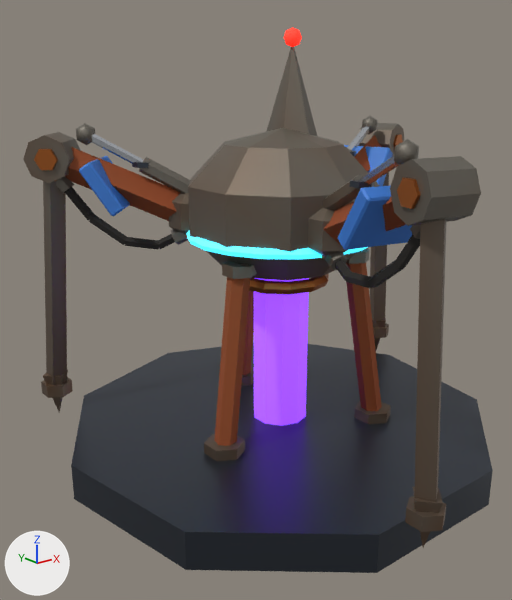
Before and after pictures for a commit that changed the glTF model public/models/assimilateur.glb.
Both versions are drawn from a 50 mm lens placed at (-2.52, -2.92, 2.11), pointed at (-0.17, 0.01, 0.94). Lighting does not change. The marker at lower left points along +X, +Y and +Z. The first picture is the older version. Vertices at exactly the same position are counted once.

Script lines for the objects in view, before the commit:
```python
ob_assimilateur = bpy.data.objects.new('assimilateur', me_cone)
ob_assimilateur.location = (0.0, 0.0, 0.1)
```
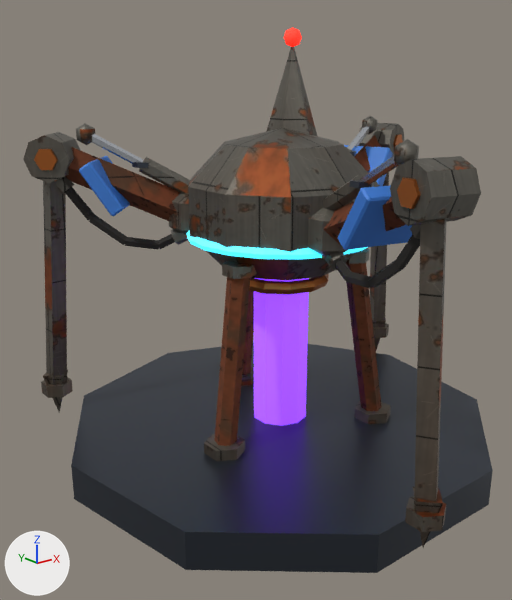
Diff of the bpy script that builds the scene:
```diff
--- a/public/models/assimilateur.glb.py
+++ b/public/models/assimilateur.glb.py
@@ img_zrust_tex @@
+img_zrust_tex = load_image('zrust_tex', '_unpacked/zrust_tex', 512, 512, 'sRGB')
@@ img_zsteel_tex @@
+img_zsteel_tex = load_image('zsteel_tex', '_unpacked/zsteel_tex', 512, 512, 'sRGB')
@@ mat_zsteel @@
 n2 = _N.new('ShaderNodeMix'); n2.name = 'Mix'
 n2.inputs[0].default_value = 1.0  # 'Factor'
-n2.inputs[7].default_value = (0.188, 0.171, 0.144, 1.0)  # 'B', grey #78736a
+n2.inputs[7].default_value = (0.27, 0.254, 0.216, 1.0)  # 'B', grey #8e8a80
+n4 = _N.new('ShaderNodeMix'); n4.name = 'Mix.001'
+n4.data_type = 'RGBA'
+n4.blend_type = 'MULTIPLY'
+n4.inputs[0].default_value = 1.0  # 'Factor'
 n3 = _N.new('ShaderNodeVertexColor'); n3.name = 'Color Attribute'
+n5 = _N.new('ShaderNodeTexImage'); n5.name = 'Image Texture'
+n5.image = img_zsteel_tex
 _L.new(n0.outputs[0], n1.inputs[0])  # 'BSDF' to 'Surface'
 _L.new(n2.outputs[2], n0.inputs[0])  # 'Result' to 'Base Color'
-_L.new(n3.outputs[0], n2.inputs[6])  # 'Color' to 'A'
+_L.new(n4.outputs[2], n2.inputs[6])  # 'Result' to 'A'
+_L.new(n3.outputs[0], n4.inputs[7])  # 'Color' to 'B'
+_L.new(n5.outputs[0], n4.inputs[6])  # 'Color' to 'A'
@@ mat_zrust @@
 n2 = _N.new('ShaderNodeMix'); n2.name = 'Mix'
 n2.inputs[7].default_value = (0.323, 0.0887, 0.0296, 1.0)  # 'B', brown #9a5430
+n4 = _N.new('ShaderNodeMix'); n4.name = 'Mix.001'
+n4.data_type = 'RGBA'
+n4.blend_type = 'MULTIPLY'
+n4.inputs[0].default_value = 1.0  # 'Factor'
 n3 = _N.new('ShaderNodeVertexColor'); n3.name = 'Color Attribute'
+n5 = _N.new('ShaderNodeTexImage'); n5.name = 'Image Texture'
+n5.image = img_zrust_tex
 _L.new(n0.outputs[0], n1.inputs[0])  # 'BSDF' to 'Surface'
 _L.new(n2.outputs[2], n0.inputs[0])  # 'Result' to 'Base Color'
-_L.new(n3.outputs[0], n2.inputs[6])  # 'Color' to 'A'
+_L.new(n4.outputs[2], n2.inputs[6])  # 'Result' to 'A'
+_L.new(n3.outputs[0], n4.inputs[7])  # 'Color' to 'B'
+_L.new(n5.outputs[0], n4.inputs[6])  # 'Color' to 'A'
@@ me_cone @@
 me_cone.from_pydata(...)  # 1292 vertices, 2276 faces; spans x -1.23..1.37, y -1.41..1.25, z -0.1..2.27
 # used by ob_assimilateur; location = (0.0, 0.0, 0.1)
+# me_cone part 1: 147 of 1292 vertices moved; they spanned x -1.07..1.37, y -1.41..1.01, z 0.05..1.6 and now span x -1.07..1.37, y -1.41..1.01, z 0.05..1.6; mean shift (0.0, 0.0, 0.0); largest move (-0.3, -1.32, 0.05) -> (-0.29, -1.28, 1.6)
+# me_cone part 2: 2102 kept faces spanning x -1.23..1.37, y -1.41..1.25, z -0.1..2.27 get new texture (UV) coordinates
+# me_cone part 3: 551 kept faces spanning x -1.09..1.37, y -1.41..1.02, z 0.05..2.2 get new vertex colours
 me_cone.materials.append(mat_graphite)
```

Where the change shows, as pixel boxes [x1, y1, x2, y2] in the pictures (512 x 600 px; the box of a moved part takes in the faces that stretch with it):
'assimilateur', surface changed
    both: [24, 46, 476, 546]
part 1 of me_cone, moved or reshaped
    both: [41, 172, 446, 547]
part 2 of me_cone, surface changed
    both: [24, 46, 476, 546]
part 3 of me_cone, recoloured
    before: [24, 47, 476, 532]
    after: [24, 47, 476, 461]
